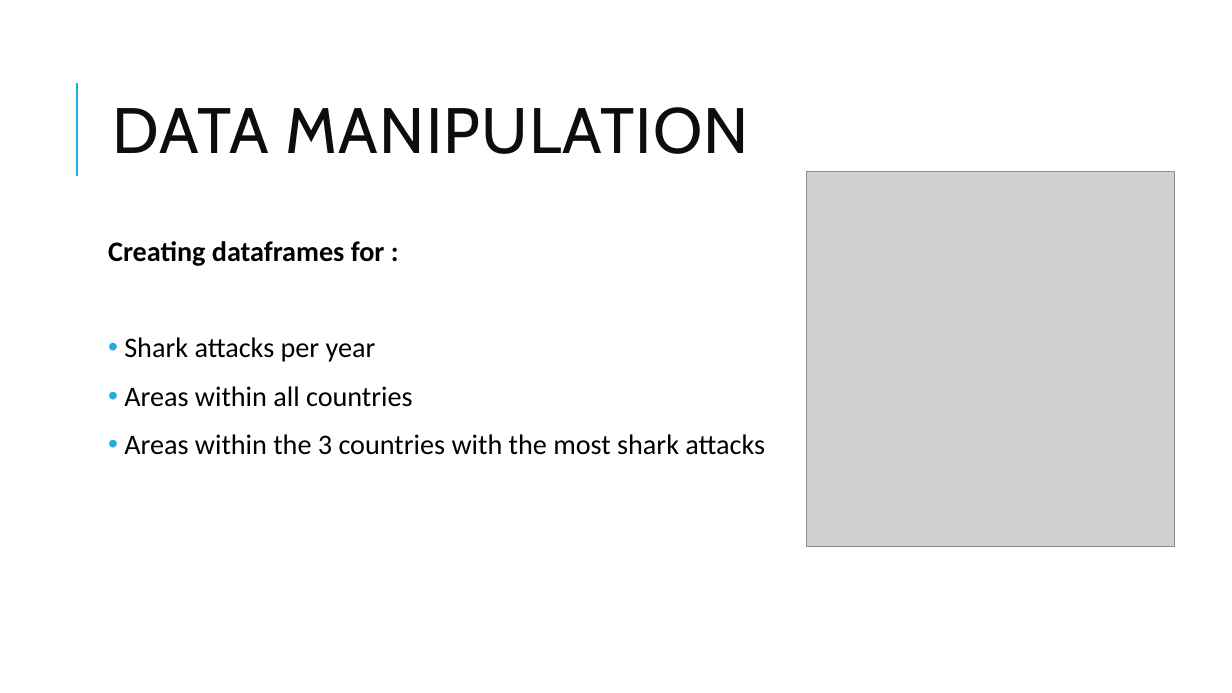
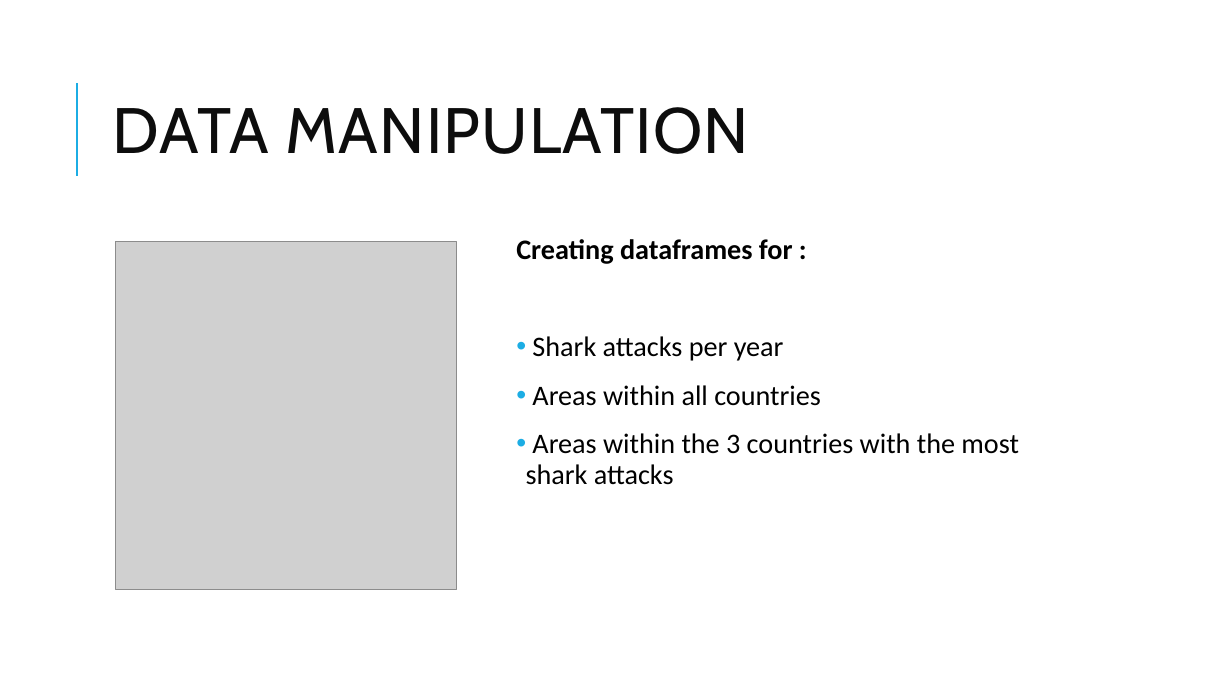
Before and after one commit to Camillelib/Data_Pipeline_Project, a slide deck: slide 5 of Output/Project week 2.pptx. Drawn at 1232x693 pixels with LibreOffice and Linux fonts; fonts in the diff are those of the drawing; grey boxes stand for pictures. Boxes give left, top, right and bottom in pixels: in the first picture for what was removed or moved away, otherwise in the second. Text is boxed around its words. In the diff, an @@ line names an element or a change of style, - is before the commit and + after.

```diff
--- a/Output/Project week 2.pptx
+++ b/Output/Project week 2.pptx
@@ text "Creating dataframes for :" rewrapped from <box>108,241,765,455</box> to <box>516,239,1019,485</box> @@
@@ picture: place and size @@
-picture at <box>807,171,1174,546</box>
+picture at <box>116,241,457,590</box>
```
Also in this commit, not shown: 4 other slides changed.
